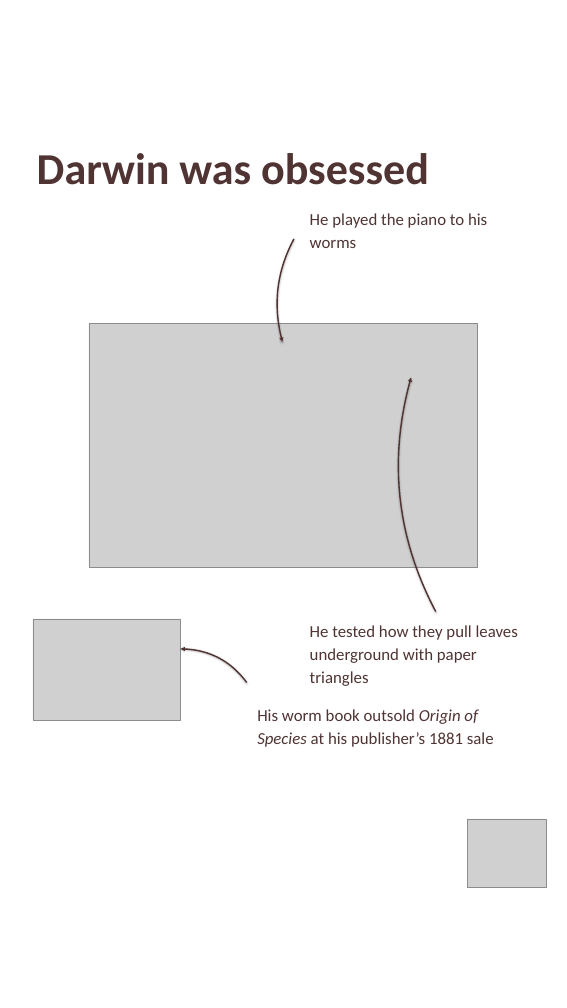
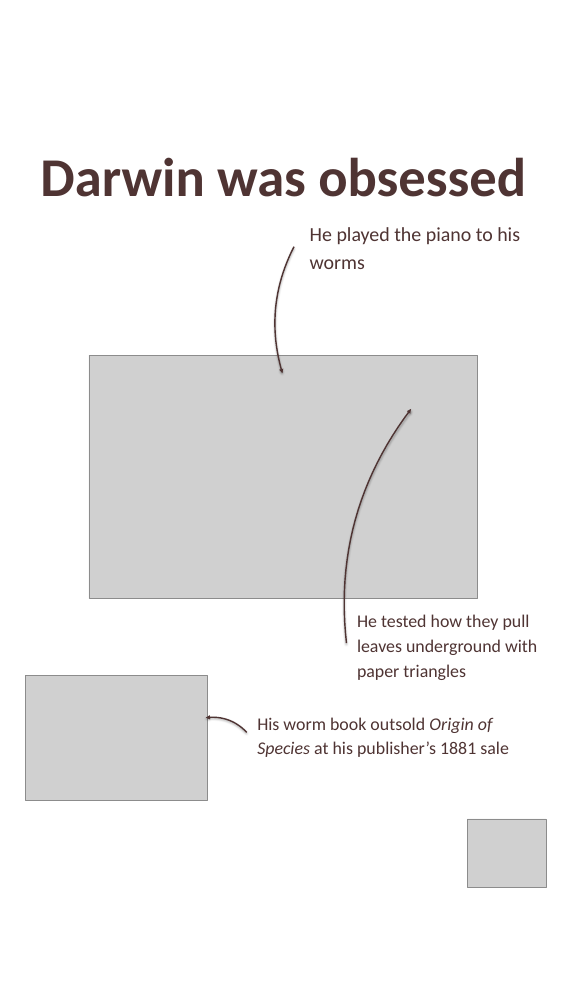
Before and after one commit to linneamoritznyc/final-SFWsite-Linnea, a slide deck: slide 3 of social/earthworm-day-2026-10-21/21-10-2026-wed-ig-story-earthworm.pptx. Drawn at 567x1008 pixels with LibreOffice and Linux fonts; fonts in the diff are those of the drawing; grey boxes stand for pictures. Boxes give left, top, right and bottom in pixels: in the first picture for what was removed or moved away, otherwise in the second. Text is boxed around its words. In the diff, an @@ line names an element or a change of style, - is before the commit and + after.

```diff
--- a/social/earthworm-day-2026-10-21/21-10-2026-wed-ig-story-earthworm.pptx
+++ b/social/earthworm-day-2026-10-21/21-10-2026-wed-ig-story-earthworm.pptx
@@ text "Darwin was obsessed" at [40, 157, 526, 197]: size 63 to 78 pt; alignment left to centre; line spacing 1.02 to 1.04 @@
@@ text "He played the piano to ...": place and size @@
-text "He played the piano to ..." at [310, 213, 487, 248]
+text "He played the piano to ..." at [310, 227, 520, 269]
@@ text "He played the piano to ..." at [310, 227, 520, 269]: size 24 to 28.5 pt @@
@@ freeform shape: place and size @@
-freeform shape at [277, 239, 294, 342]
+freeform shape at [275, 247, 294, 373]
@@ picture: place and size @@
-picture at [89, 324, 478, 567]
+picture at [89, 355, 478, 599]
@@ freeform shape: place and size @@
-freeform shape at [398, 377, 435, 612]
+freeform shape at [344, 409, 411, 643]
@@ text at [357, 614, 537, 680]: text changed; size 24 to 25.5 pt @@
-He tested how they pull leaves
-underground with paper
-triangles
+He tested how they pull
+leaves underground with
+paper triangles
@@ picture: place and size @@
-picture at [33, 619, 180, 720]
+picture at [25, 675, 207, 800]
@@ freeform shape: place and size @@
-freeform shape at [180, 649, 246, 683]
+freeform shape at [206, 717, 246, 732]
@@ text "His worm book outsold Origin ...": place and size @@
-text "His worm book outsold Origin ..." at [257, 709, 494, 747]
+text "His worm book outsold Origin ..." at [257, 717, 509, 757]
@@ text "His worm book outsold Origin ..." at [257, 717, 509, 757]: size 24 to 25.5 pt @@
```
Also in this commit, not shown: 4 other slides changed, 7 other files.
